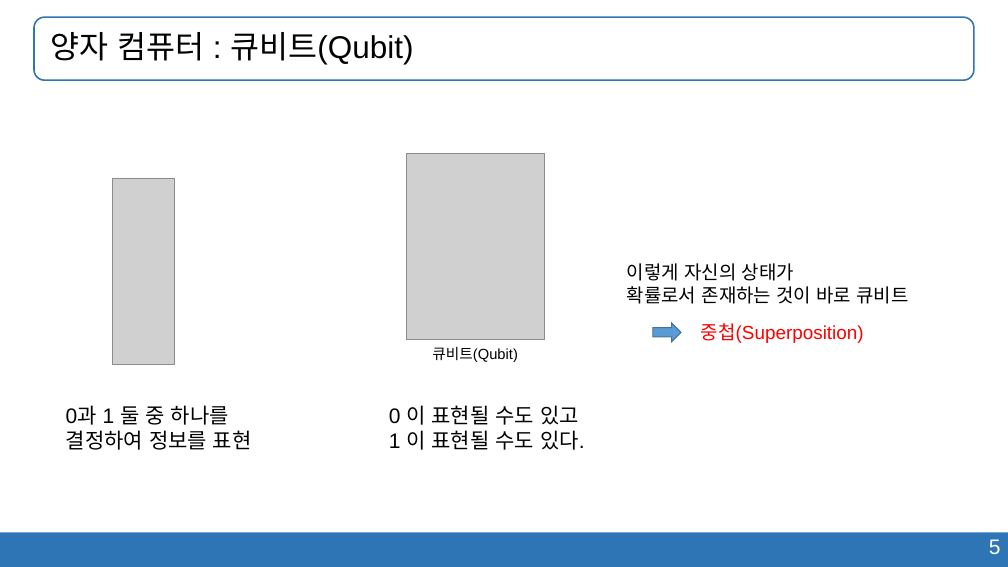
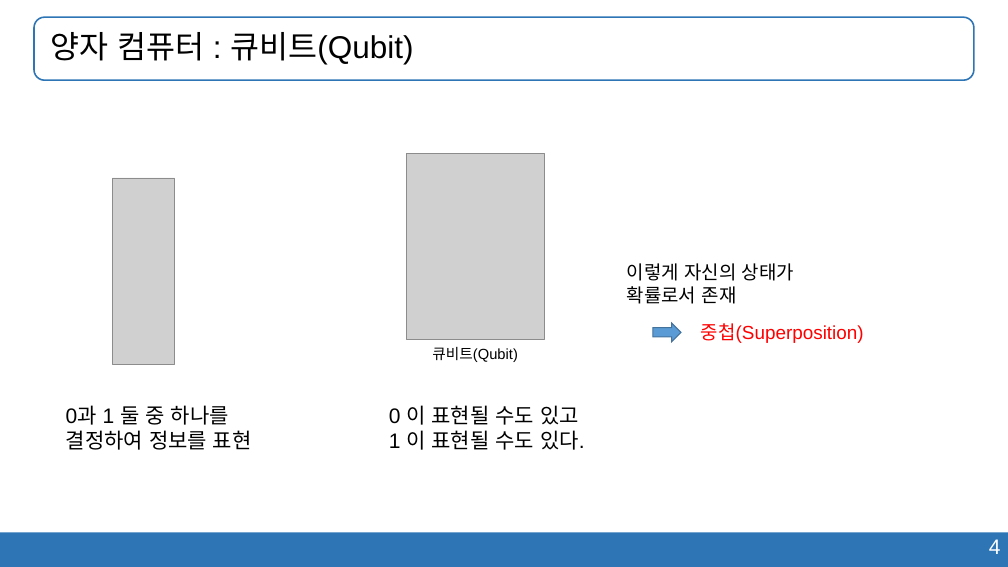
Before and after one commit to solowal/PUBLICATION, a slide deck: slide 4 of 2019/NIST 양자내성암호 공모전 Round2 코드기반암호 성능 비교 분석_발표자료.pptx (slide 5 before the commit). Drawn at 1008x567 pixels with LibreOffice and Linux fonts; fonts in the diff are those of the drawing; grey boxes stand for pictures; background and template pictures are left out. Boxes give left, top, right and bottom in pixels: in the first picture for what was removed or moved away, otherwise in the second. Text is boxed around its words. In the diff, an @@ line names an element or a change of style, - is before the commit and + after.

```diff
--- a/2019/NIST 양자내성암호 공모전 Round2 코드기반암호 성능 비교 분석_발표자료.pptx
+++ b/2019/NIST 양자내성암호 공모전 Round2 코드기반암호 성능 비교 분석_발표자료.pptx
@@ text at (627,286,737,304): text changed @@
-확률로서 존재하는 것이 바로 큐비트
+확률로서 존재
@@ page number at (989,539,1001,554): text changed @@
-5
+4
```
Also in this commit, not shown: 3 other slides changed, 1 slide added, 3 slides removed, 14 other files.
